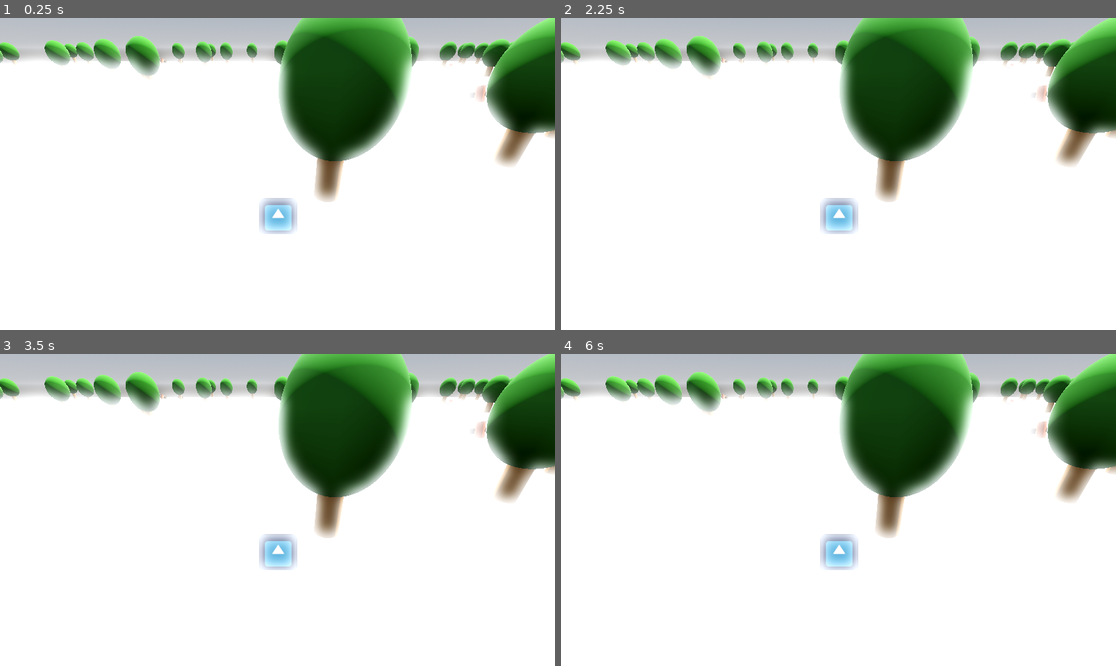
Above: before the commit, frames 1-4 (two rows, left to right).
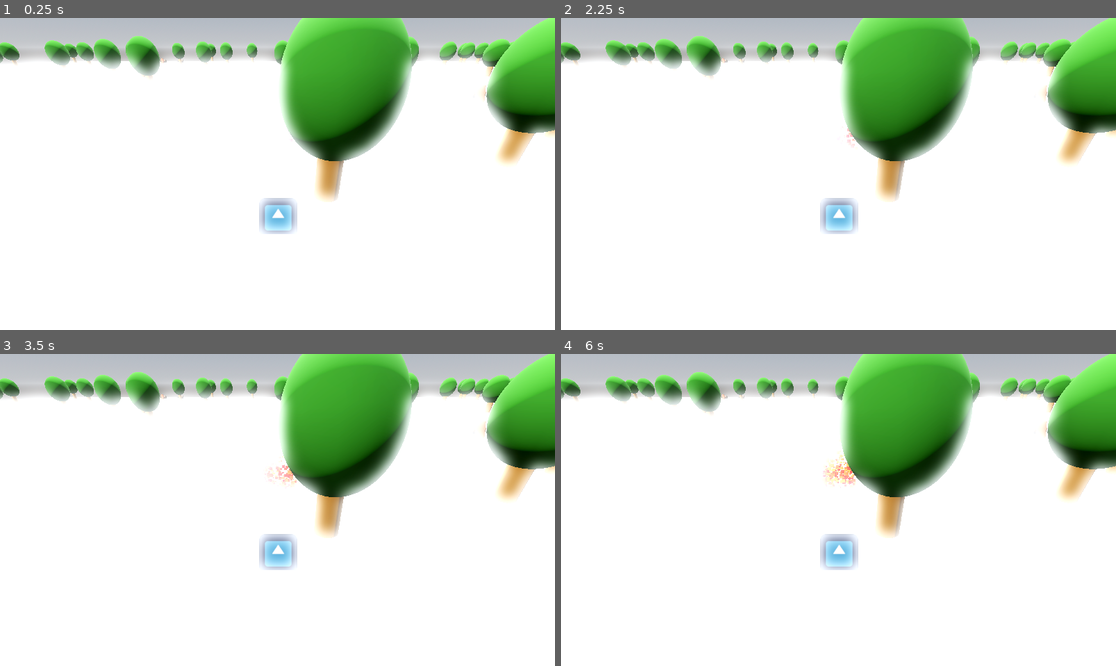
Above: after the commit, the same moments.

Repository: FablabMurat/GameJamMurat0324
Game: Godot game, scene res://terrain.tscn
The game is run twice, just before and just after one commit, with the same random seed, the same clock (stepped at 60 frames per second) and the same inputs. The engine's default icon, where the game draws it, is replaced by a stand-in: a white triangle on a blue panel in a dark square.
Inputs (mouse positions are in pixels of both pictures, inside the frame that each line leads up to):
- Up to frame 1 (0.25 s): no input
- Up to frame 2 (2.25 s): tap Enter at 0.5, 2 s; move the mouse to (960, 158) at 0.52 s; tap O (addLog) at 0.6, 1.35, 2.1 s; tap Space at 1.25 s; move the mouse to (727, 189) at 1.27 s; move the mouse to (894, 105) at 2.02 s
- Up to frame 3 (3.5 s): tap Space at 2.75 s; move the mouse to (249, 572) at 2.77 s; tap O (addLog) at 2.85 s
- Up to frame 4 (6 s): tap Enter at 3.5 s; move the mouse to (1005, 556) at 3.52 s; tap O (addLog) every 0.75 s from 3.6 to 5.85 s; tap Space at 4.25 s; move the mouse to (672, 463) at 4.27 s; move the mouse to (866, 510) at 5.02 s; move the mouse to (755, 432) at 5.77 s

The runs differ from the first frame. In frame 1, 12% of the frame differs, in the area x 0-100%, y 0-59%; in frame 2, 12%; in frame 3, 12%; in frame 4, 12%.

Commit message:
Problème de conflit Préparation ajout rochers

Diff:
--- a/Feu.tscn
+++ b/Feu.tscn
@@ -53,7 +53,7 @@
 
 [node name="GPUParticles3D" type="GPUParticles3D" parent="."]
 amount = 763
-lifetime = 3.81
+lifetime = 0.403682
 process_material = SubResource("ParticleProcessMaterial_3rfnk")
 draw_passes = 2
 draw_pass_1 = SubResource("PlaneMesh_3qfkx")
--- a/Fire.gd
+++ b/Fire.gd
@@ -4,15 +4,11 @@
 
 
 func _process(delta):
-	print($Timer.time_left)
+	#print($Timer.time_left)
 	var timeLeft = $Timer.time_left
-	if Input.is_action_just_pressed("addLog"):
-
-		$Timer.start(timeLeft + 2.0)
+	#if Input.is_action_just_pressed("addLog"):
+	#	$Timer.start(timeLeft + 2.0)
 	$GPUParticles3D.lifetime = timeLeft/4
-
-
-
 
 func _on_timer_timeout():
 	pass # Replace with function body.
--- a/project.godot
+++ b/project.godot
@@ -16,6 +16,7 @@
 config/icon="res://icon.svg"
 
 [input]
+
 move_right={
 "deadzone": 0.5,
 "events": [Object(InputEventKey,"resource_local_to_scene":false,"resource_name":"","device":0,"window_id":0,"alt_pressed":false,"shift_pressed":false,"ctrl_pressed":false,"meta_pressed":false,"pressed":false,"keycode":0,"physical_keycode":68,"key_label":0,"unicode":0,"echo":false,"script":null)
@@ -40,7 +41,6 @@
 , Object(InputEventKey,"resource_local_to_scene":false,"resource_name":"","device":-1,"window_id":0,"alt_pressed":false,"shift_pressed":false,"ctrl_pressed":false,"meta_pressed":false,"pressed":false,"keycode":4194322,"physical_keycode":0,"key_label":0,"unicode":0,"echo":false,"script":null)
 ]
 }
-
 addLog={
 "deadzone": 0.5,
 "events": [Object(InputEventKey,"resource_local_to_scene":false,"resource_name":"","device":-1,"window_id":0,"alt_pressed":false,"shift_pressed":false,"ctrl_pressed":false,"meta_pressed":false,"pressed":false,"keycode":0,"physical_keycode":79,"key_label":0,"unicode":111,"echo":false,"script":null)
--- a/terrain.tscn
+++ b/terrain.tscn
@@ -40,4 +40,4 @@
 transform = Transform3D(1, 0, 0, 0, 1, 0, 0, 0, 1, 0, 0.412602, -7)
 
 [node name="Feu" parent="." instance=ExtResource("3_kpjjy")]
-transform = Transform3D(-4.37114e-08, 0, -1, 0, 1, 0, 1, 0, -4.37114e-08, 0, 0, 0)
+transform = Transform3D(-4.37114e-08, 0, 1, 0, 1, 0, -1, 0, -4.37114e-08, 0, 0, 0)
Not shown: 1 places in terrain.tscn that only renumber resources
